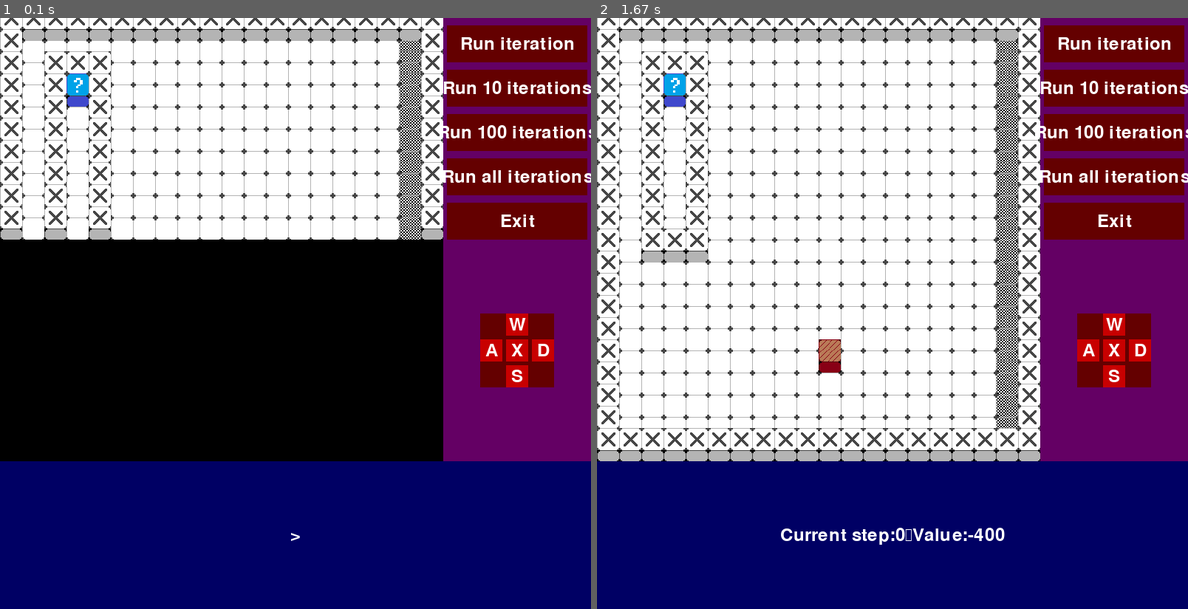
Above: before the commit, frames 1-2 (left to right).
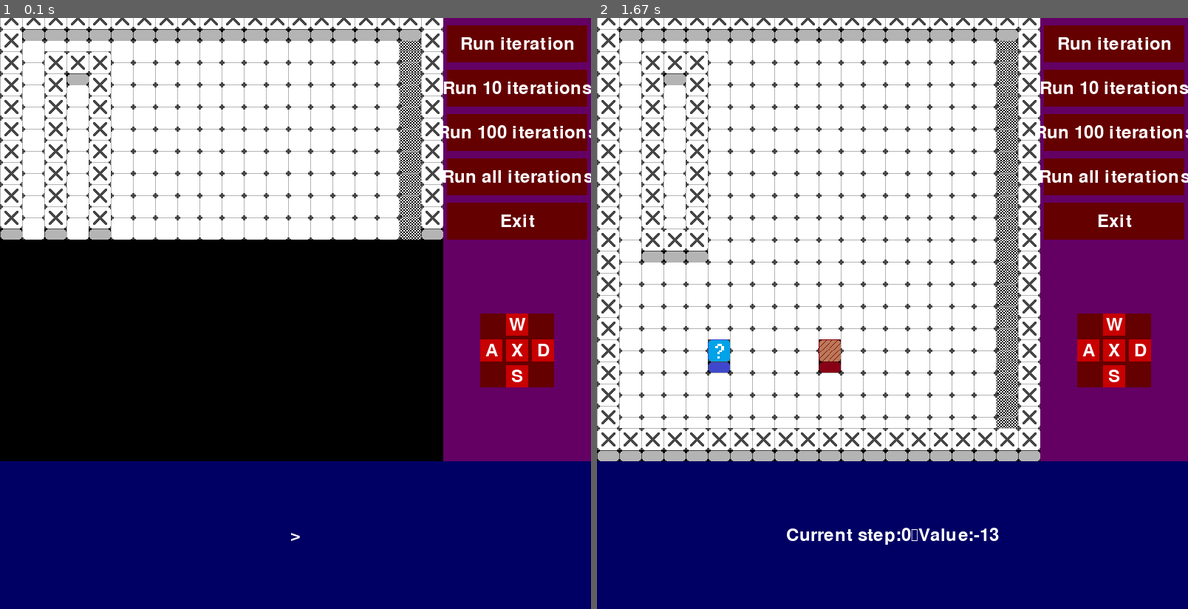
Above: after the commit, the same moments.

Repository: Dorijan-Cirkveni/diplomski-rad
Game: pygame game, started from Display.py
Same seed, same stepped clock (60 frames per second), same inputs: the game is played once before the commit and once after it.
Inputs (mouse positions are in pixels of both pictures, inside the frame that each line leads up to):
- Up to frame 1 (0.1 s): no input
- Up to frame 2 (1.67 s): click (892, 313) at 0.38 s

The runs differ from the first frame. In frame 1, 0.2% of the frame differs, in the area x 11-15%, y 9-15%; in frame 2, 0.8%, in the area x 11-69%, y 9-90%.

Commit message:
added win

Diff:
--- a/Display.py
+++ b/Display.py
@@ -155,9 +155,12 @@
     def change_text(self, new_text):
         self.bottom_text = new_text
 
-    def show_iter(self):
+    def show_iter(self,winStatus=None):
         value = self.grid.evaluateActiveEntities()
-        self.change_text("Current step:{}\nValue:{}".format(self.iteration, value))
+        s="Current step:{}\nValue:{}".format(self.iteration, value)
+        if winStatus==True:
+            s="Win on step {}".format(self.iteration)
+        self.change_text(s)
 
     def draw_row(self, row_coordinate, row_tiles, row_agents):
         screen = self.screen
@@ -214,6 +217,7 @@
     def run(self):
         running = True
         runIter = False
+        status=None # win=True, loss=False, ongoing=None
         self.show_iter()
         while running:
             for event in pygame.event.get():
@@ -224,16 +228,18 @@
                         element: iButton
                         isClicked, result = element.is_clicked(event)
                         if isClicked:
-                            print(result)
                             runIter = True
                             self.change_grid(action=result)
             if runIter:
                 self.grid.runIteration()
                 self.iteration += 1
-                self.show_iter()
+                if self.grid.isWin():
+                    status=True
+                self.show_iter(status)
                 self.draw_frame()
                 runIter = False
-            self.draw_buttons()
+            if status is None:
+                self.draw_buttons()
 
         pygame.quit()
 
--- a/environments/GridEnvironment.py
+++ b/environments/GridEnvironment.py
@@ -151,8 +151,6 @@
                     temp.append((i, j))
                 L.append(entry)
             M.append(L)
-        for e in M:
-            print(e)
         while temp:
             newtemp = []
             while temp:
@@ -161,7 +159,8 @@
                 if v is None:
                     raise Exception("Cosmic Ray Error?")
                 v += 1
-                for move in self.getMoves(agentID):
+                moves=self.getMoves(agentID)
+                for move in moves:
                     newpos = Tadd(E, move)
                     newtiletype = self.get_tile(newpos)
                     if newtiletype is None:
@@ -173,8 +172,6 @@
                         if self.is_tile_movable(newpos, data):
                             newtemp.append(newpos)
             temp=newtemp
-        for e in M:
-            print(e)
         self.tileData['disFor'][agentID]=M
         return M
 
@@ -315,7 +312,6 @@
         if entityID is None:
             return self.grid, self.taken.copy()
         data = self.getEnvData(entityID)
-        print(data)
         grid = [[-1 for _ in E] for E in self.grid]
         agents = dict()
         for E in data:
@@ -325,7 +321,7 @@
                     agents[E] = self.taken[E]
         return grid, agents
 
-    def getMoves(self, entityID=None, customLocation=None):
+    def getMoves(self, entityID=None, customLocation=None)->list[tuple]:
         properties = dict()
         location = customLocation
         if entityID is None:
@@ -338,11 +334,11 @@
             location = entity.get(entity.LOCATION, None) if customLocation is None else customLocation
             properties = entity.properties
         goodMoves = []
-        for move, direction in enumerate(global_moves):
+        for direction in global_moves:
             neigh_loc = Tadd(location, direction)
             movability = self.is_tile_movable(neigh_loc, properties)
             if movability:
-                goodMoves.append(move)
+                goodMoves.append(direction)
         return goodMoves
 
     def moveEntity(self, entID, destination, terminatedEntities: set):
@@ -363,7 +359,6 @@
     def moveDirection(self, movingEntIDs, direction, terminatedEntities: set):
         if direction is None:
             return
-        print(direction, end="->")
         locations = []
         for ID in movingEntIDs:
             ent: itf.Entity = self.entities[ID]
@@ -406,6 +401,11 @@
                 val=self.scale[0]*self.scale[1]
             totalLoss.append(val)
         return evalMethod(totalLoss)
+
+    def isWin(self):
+        X={self.getPositionValue(E,ID) for E,ID in self.taken.items() if ID in self.activeEntities}
+        print(X)
+        return 0 in X
 
     def changeActiveEntityAgents(self, newAgents: list[itf.iAgent]):
         i = 0
--- a/tests/basic_tests.json
+++ b/tests/basic_tests.json
@@ -14,7 +14,7 @@
     ["BOX",""]
   ],
   "entities": [
-    {"id": 0, "displays": [0,1,2,3], "curdis": 3, "properties": {"loc": [3, 3], "viewup": true, "viewdn": true}},
+    {"id": 0, "displays": [0,1,2,3], "curdis": 3, "properties": {"loc": [15, 5], "viewup": true, "viewdn": true}},
     {"id": 1, "displays": [0,1,2,3], "curdis": 3, "properties": {"image": "blue", "loc": [15, 10]}}
   ],
   "activeEntities": [0],
